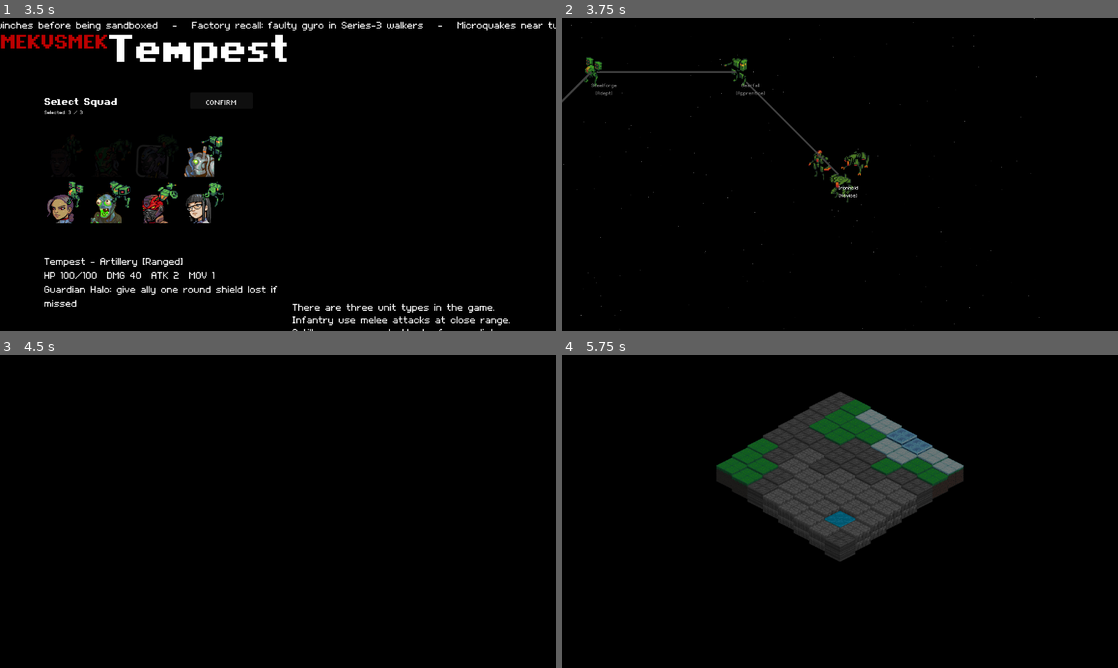
Above: before the commit, frames 1-4 (two rows, left to right).
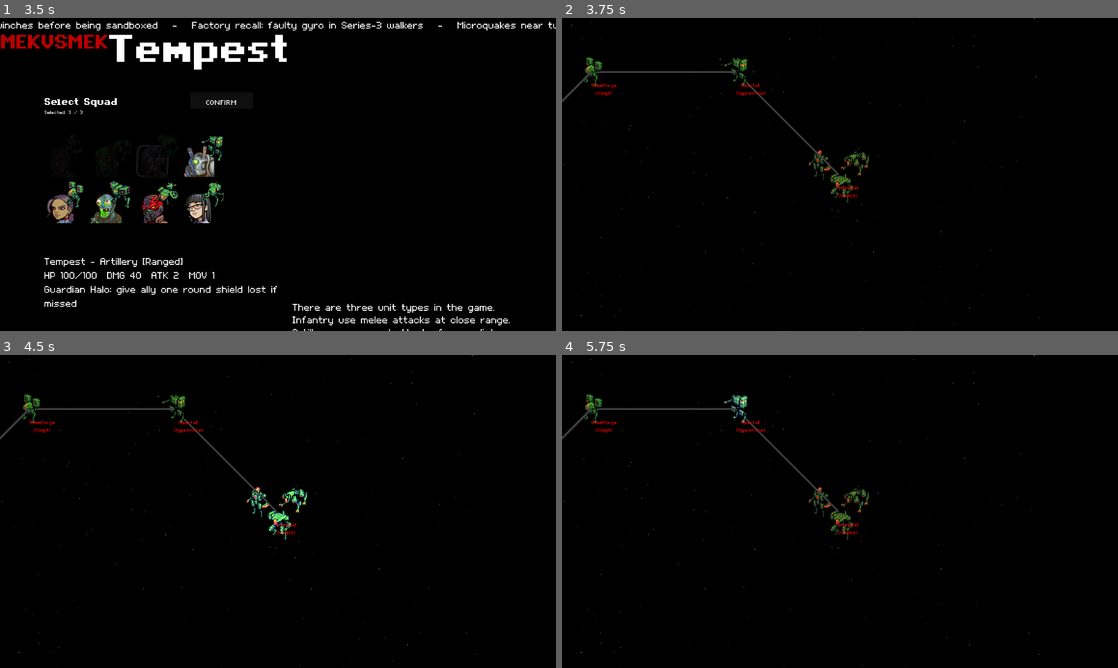
Above: after the commit, the same moments.

Repository: Tekknobot/Terrain
Game: Godot game, scene res://Scenes/TitleScreen.tscn
The game is run twice, just before and just after one commit, with the same random seed, the same clock (stepped at 60 frames per second) and the same inputs. Sound files missing from this copy of the repository are replaced by a short silence.
Inputs (mouse positions are in pixels of both pictures, inside the frame that each line leads up to):
- Up to frame 1 (3.5 s): click "PLAY" at 0.5 s; click (61, 161) at 1.25 s; click (105, 161) at 2.02 s; click (150, 161) at 2.77 s
- Up to frame 2 (3.75 s): click "Confirm" at 3.5 s
- Up to frame 3 (4.5 s): click (278, 511) at 4.27 s
- Up to frame 4 (5.75 s): click (734, 408) at 5.02 s

Frame 1 is identical in both runs. In frame 2, 0.2% of the frame differs, in the area x 5-54%, y 20-58%; in frame 3, 1.2%; in frame 4, 14%, in the area x 0-86%, y 0-100%.

Commit message:
Don't apply range boost to infantry enemies.

Diff:
--- a/Scripts/GameData.gd
+++ b/Scripts/GameData.gd
@@ -6,8 +6,8 @@
 # ─────────────────────────────────────────────────────────────────────────────
 var coins: int = 0
 var xp: int = 0
-var current_level: int = 1
-var max_enemy_units: int = 3
+var current_level: int = 6
+var max_enemy_units: int = 8
 
 var last_enemy_upgrade_level: int = 1
 var completed_maps: Array[int] = []
@@ -16,7 +16,7 @@
 # ─────────────────────────────────────────────────────────────────────────────
 # Map settings
 # ─────────────────────────────────────────────────────────────────────────────
-var map_difficulty: int = 1
+var map_difficulty: int = 6
 
 # ─────────────────────────────────────────────────────────────────────────────
 # Track which upgrades and special ability each unit has received
--- a/Scripts/TileMap.gd
+++ b/Scripts/TileMap.gd
@@ -595,7 +595,7 @@
 	if level < 1:
 		return
 
-	var desired = level - 1                    # e.g. L1 → 0 upgrades, L3 → 2 upgrades
+	var desired = level - 1
 	var possible_upgrades := [
 		"hp_boost",
 		"damage_boost",
@@ -604,16 +604,12 @@
 	]
 
 	for unit in get_tree().get_nodes_in_group("Units"):
-		if not is_instance_valid(unit):
-			continue
-		if unit.is_player:
-			continue
-		if not unit.has_method("apply_upgrade"):
-			continue
+		if not is_instance_valid(unit): continue
+		if unit.is_player: continue
+		if not unit.has_method("apply_upgrade"): continue
 
 		var uid = unit.unit_id
 
-		# ensure an array exists in GameData for this unit
 		if not GameData.unit_upgrades.has(uid) or typeof(GameData.unit_upgrades[uid]) != TYPE_ARRAY:
 			GameData.unit_upgrades[uid] = []
 
@@ -623,22 +619,23 @@
 		if missing <= 0:
 			continue
 
+		# ---- IMPORTANT: no attack range for Infantry/melee enemies ----
+		var unit_type_lc := String(unit.unit_type).to_lower()
+		var is_melee := unit_type_lc == "infantry" or unit_type_lc == "melee"
+
 		for i in range(missing):
-			# build a valid pool each iteration (to respect melee constraint)
 			var pool = possible_upgrades.duplicate(true)
-			if String(unit.unit_type) == "Melee":
-				pool.erase("range_boost")
+			if is_melee:
+				pool.erase("range_boost")   # 👈 prevent ranged upgrade on Infantry
+
 			if pool.is_empty():
 				break
 
-			var pick_index = randi() % pool.size()
-			var upg = String(pool[pick_index])
-
+			var upg = String(pool[randi() % pool.size()])
 			unit.apply_upgrade(upg)
 			GameData.add_upgrade(uid, upg)
 			print("⬆ Enemy", unit.name, "(ID=", uid, ") got upgrade:", upg)
 
-	# track the highest upgrade level applied this map (optional; used by other systems)
 	GameData.last_enemy_upgrade_level = max(GameData.last_enemy_upgrade_level, level)
 
 func get_random_valid_tile_in_zone(zone: Rect2i, used_tiles: Array[Vector2i]) -> Vector2i:
--- a/Scripts/TurnManager.gd
+++ b/Scripts/TurnManager.gd
@@ -238,7 +238,7 @@
 				return
 
 			# c) Ranged/melee fallback
-			if is_instance_valid(unit) and unit.unit_type in ["Ranged","Support"]:
+			if is_instance_valid(unit) and unit.unit_type in ["Artillery","Support"]:
 				var rt = _find_ranged_target(unit)
 				if rt:
 					tilemap.auto_attack_ranged_unit(unit.unit_id, rt.unit_id)
